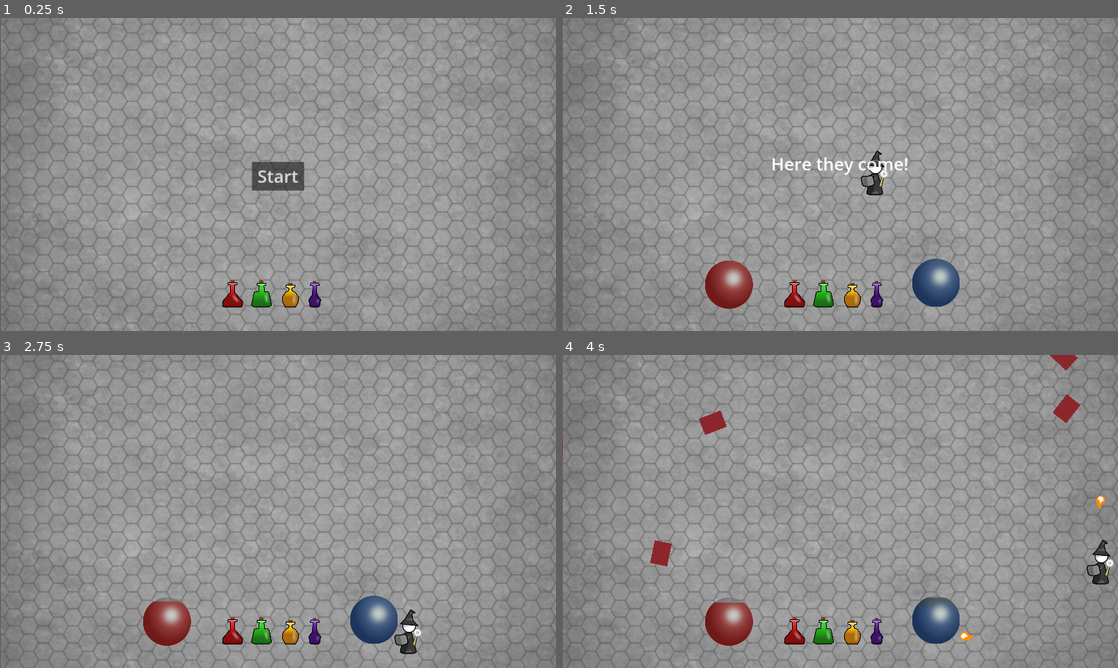
Above: before the commit, frames 1-4 (two rows, left to right).
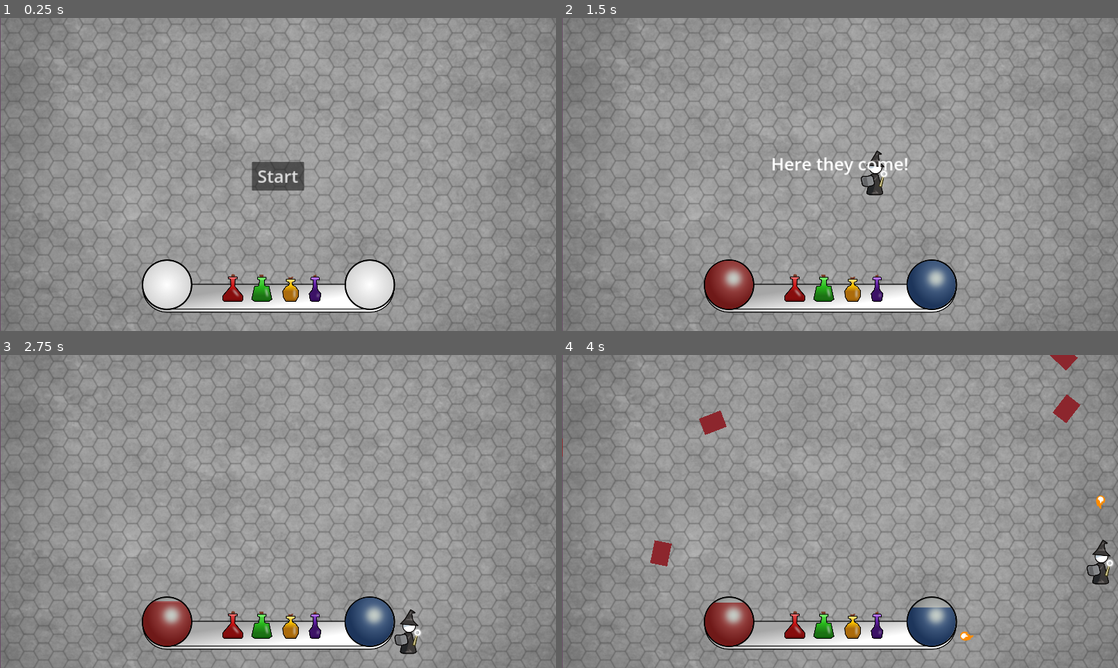
Above: after the commit, the same moments.

Repository: kurilluk/GDSJam23
Game: Godot game, scene res://assets/scenes/Main.tscn
Two runs of this game, one before a commit and one after it. Both use one fixed random seed, a clock stepped at 60 frames per second and the inputs below.
Inputs:
- Up to frame 1 (0.25 s): no input
- Up to frame 2 (1.5 s): click "Start" at 0.5 s; hold D (Right) from 1.28 s (still down); tap 1 (Potion_1) at 1.35 s
- Up to frame 3 (2.75 s): release D (Right) at 2.03 s; hold S (Down) from 2.03 s (still down); tap 2 (Potion_2) at 2.1 s
- Up to frame 4 (4 s): release S (Down) at 2.78 s; hold D (Right) 2.78-3.53 s; tap 3 (Potion_3) at 2.85 s; hold W (Up) from 3.53 s (still down); tap 4 (Potion_4) at 3.6 s

The runs differ from the first frame. In frame 1, 5.0% of the frame differs, in the area x 25-72%, y 77-95%; in frame 2, 3.3%; in frame 3, 3.3%; in frame 4, 3.5%.

Commit message:
add HUD

Diff:
--- a/examples/dodge_the_creeps/assets/scenes/HUD.tscn
+++ b/examples/dodge_the_creeps/assets/scenes/HUD.tscn
@@ -1,9 +1,10 @@
-[gd_scene load_steps=10 format=3 uid="uid://ccqoreueuxdb7"]
+[gd_scene load_steps=11 format=3 uid="uid://ccqoreueuxdb7"]
 
 [ext_resource type="Script" path="res://assets/scripts/HUD.gd" id="1_8bs4p"]
 [ext_resource type="Texture2D" uid="uid://b2w0n7vs40ktk" path="res://assets/sprites/hud_bars/bottom.png" id="2_jl3v8"]
 [ext_resource type="Texture2D" uid="uid://dxfq2x57j2vm" path="res://assets/sprites/hud_bars/top_new.png" id="3_4bm3m"]
 [ext_resource type="Texture2D" uid="uid://rh3sxam8isjm" path="res://assets/sprites/hud_bars/texture.png" id="4_2hixl"]
+[ext_resource type="Texture2D" uid="uid://cp35k30xc2faq" path="res://art/HUB.png" id="5_jwupg"]
 [ext_resource type="PackedScene" uid="uid://c00egfmkn80e6" path="res://assets/scenes/Potions.tscn" id="5_kv5n5"]
 
 [sub_resource type="InputEventAction" id="InputEventAction_fopy7"]
@@ -124,10 +125,10 @@
 
 [node name="ManaBar" type="TextureProgressBar" parent="."]
 z_index = 10
-offset_left = 1209.0
-offset_top = 831.0
-offset_right = 1376.0
-offset_bottom = 1003.0
+offset_left = 1194.0
+offset_top = 837.0
+offset_right = 1361.0
+offset_bottom = 1009.0
 value = 100.0
 fill_mode = 3
 texture_under = ExtResource("2_jl3v8")
@@ -137,10 +138,10 @@
 tint_progress = Color(0.0784314, 0.203922, 0.411765, 1)
 
 [node name="UnderlyingManaBar" type="TextureProgressBar" parent="."]
-offset_left = 1209.0
-offset_top = 831.0
-offset_right = 1376.0
-offset_bottom = 1003.0
+offset_left = 1194.0
+offset_top = 837.0
+offset_right = 1361.0
+offset_bottom = 1009.0
 value = 100.0
 fill_mode = 3
 texture_progress = ExtResource("4_2hixl")
@@ -148,16 +149,21 @@
 tint_progress = Color(0.0509804, 0.152941, 0.317647, 0.768627)
 
 [node name="ColorFade" type="ColorRect" parent="."]
+visible = false
 modulate = Color(1, 1, 1, 0)
 z_index = 999
-offset_left = -99.0
-offset_top = -93.0
-offset_right = 2045.0
-offset_bottom = 1185.0
+offset_left = -51.0
+offset_top = 36.0
+offset_right = 2093.0
+offset_bottom = 1314.0
 mouse_filter = 2
 
+[node name="Hub" type="Sprite2D" parent="."]
+position = Vector2(927, 924)
+texture = ExtResource("5_jwupg")
+
 [node name="Potions" parent="." instance=ExtResource("5_kv5n5")]
-position = Vector2(753, 900)
+position = Vector2(754, 880)
 scale = Vector2(0.5, 0.5)
 
 [connection signal="pressed" from="StartButton" to="." method="_on_StartButton_pressed"]
Binary file added: examples/dodge_the_creeps/art/HUB.png
Not shown, added: examples/dodge_the_creeps/art/HUB.png.import
